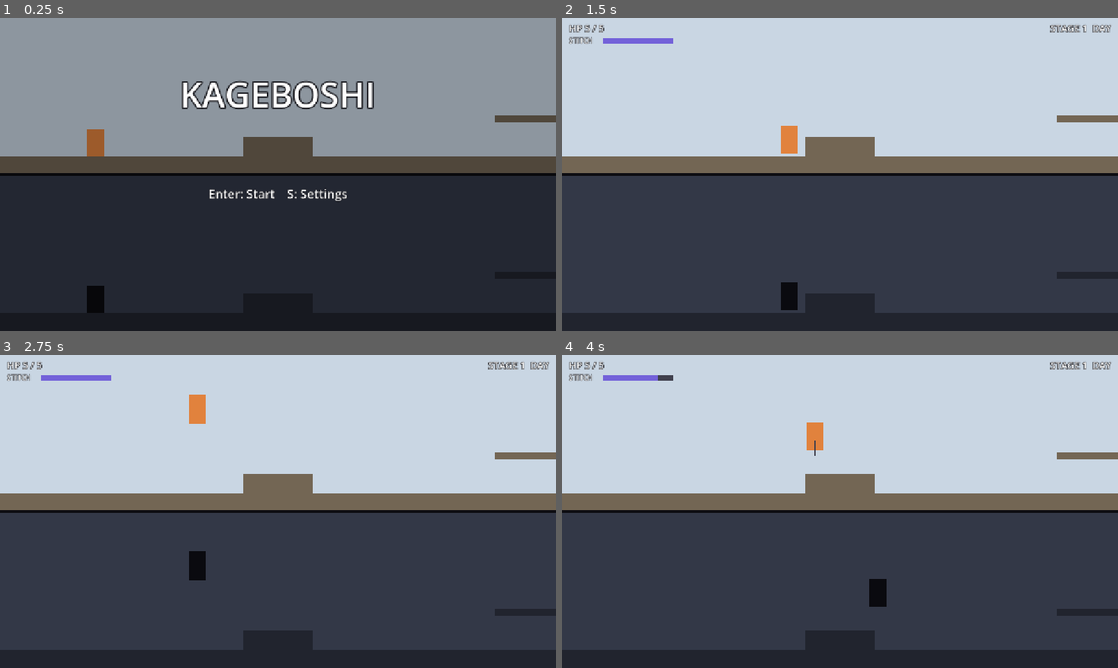
Above: before the commit, frames 1-4 (two rows, left to right).
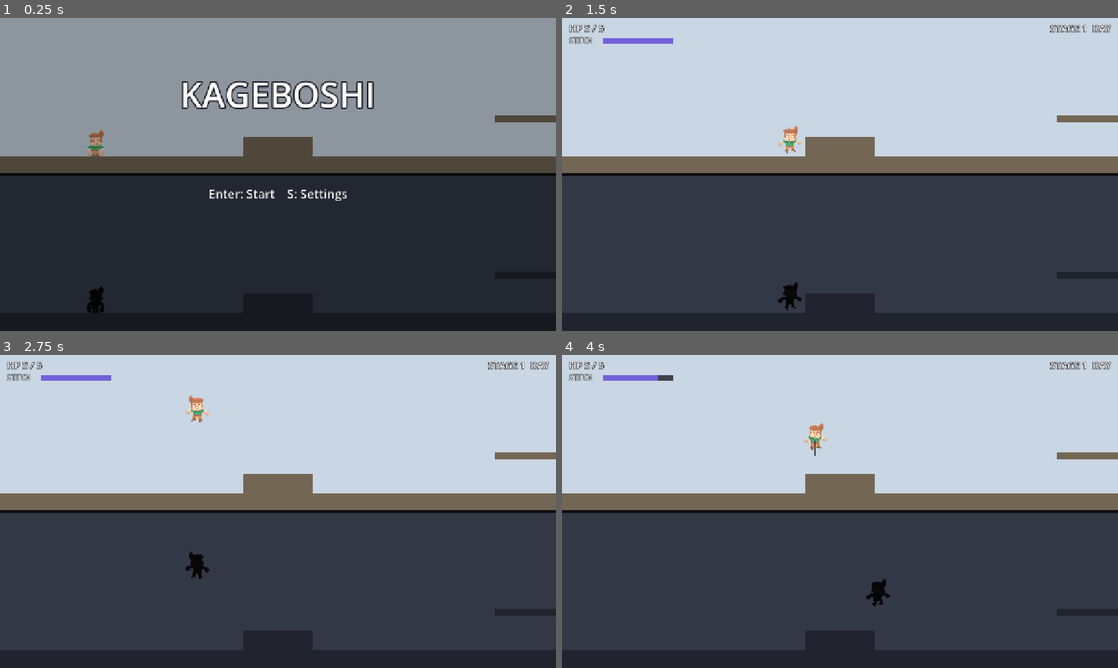
Above: after the commit, the same moments.

Repository: bannzai/kageboshi
Game: Godot game, scene res://scenes/main.tscn
The game is run twice, just before and just after one commit, with the same random seed, the same clock (stepped at 60 frames per second) and the same inputs.
Inputs (mouse positions are in pixels of both pictures, inside the frame that each line leads up to):
- Up to frame 1 (0.25 s): no input
- Up to frame 2 (1.5 s): tap Enter (confirm) at 0.5 s; move the mouse to (962, 158) at 0.52 s; hold Right (move_right) from 0.53 s (still down); tap J (attack) at 0.6 s; click (962, 158) at 0.67 s; tap Space (jump) at 0.77, 0.8, 1.07, 1.35 s; move the mouse to (728, 190) at 1.27 s; click (728, 190) at 1.42 s
- Up to frame 3 (2.75 s): tap Space (jump) at 1.52, 1.82, 2.3 s; tap J (attack) at 1.55, 2.1 s; move the mouse to (333, 442) at 2.02 s; release Right (move_right) at 2.03 s; hold Left (move_left) from 2.03 s (still down); click (333, 442) at 2.17 s
- Up to frame 4 (4 s): move the mouse to (812, 574) at 2.77 s; release Left (move_left) at 2.78 s; hold Right (move_right) from 2.78 s (still down); tap Enter (confirm) at 2.85 s; click (812, 574) at 2.92 s; tap Space (jump) at 3.02, 3.32, 3.77, 3.8 s; tap J (attack) at 3.05 s; move the mouse to (1006, 558) at 3.52 s; hold L (pin_hero) from 3.53 s (still down); click (1006, 558) at 3.67 s

The runs differ from the first frame. In frame 1, 0.3% of the frame differs, in the area x 15-19%, y 35-95%; in frame 2, 0.4%; in frame 3, 0.4%, in the area x 33-38%, y 12-72%; in frame 4, 0.4%.

Commit message:
主人公と影の見た目をアニメーションするスプライトにする
Hero/Body と Shadow/Body を ColorRect から AnimatedSprite2D に変え、同じ SpriteFrames (待機・歩き・跳び上がり・
落下・攻撃) を使う。主人公は攻撃・接地・速度から Hero.body_animation() で姿を選び、向き (facing) で左右反転する。
絵は 0.6 倍にして人物の背丈を当たり判定の高さ (64 px) に合わせ、足元を当たり判定の足元の中央に置く。
当たり判定・攻撃の範囲の大きさは変えない。

影は主人公と同じ姿の同じ枚目を暗く塗ったシルエットで、位置・高さ (光源の倍率による伸び縮み) は
これまでどおり shadow_body_rect() から導き、足元の中央に置いて高さを scale で伸び縮みさせる。
影の向きは攻撃の範囲と同じく shadow_facing() (反転区間では主人公と逆) から導く。

Refs #27

Diff:
--- a/scenes/main.tscn
+++ b/scenes/main.tscn
@@ -7,9 +7,85 @@
 [ext_resource type="AudioStreamWAV" path="res://assets/audio/se_damage.wav" id="5_se_damage"]
 [ext_resource type="AudioStreamWAV" path="res://assets/audio/se_sync.wav" id="6_se_sync"]
 [ext_resource type="AudioStreamWAV" path="res://assets/audio/se_stitch.wav" id="7_se_stitch"]
+[ext_resource type="Texture2D" path="res://assets/sprites/hero/character_maleAdventurer_idle.png" id="8_hero_idle"]
+[ext_resource type="Texture2D" path="res://assets/sprites/hero/character_maleAdventurer_walk0.png" id="9_hero_walk0"]
+[ext_resource type="Texture2D" path="res://assets/sprites/hero/character_maleAdventurer_walk1.png" id="10_hero_walk1"]
+[ext_resource type="Texture2D" path="res://assets/sprites/hero/character_maleAdventurer_walk2.png" id="11_hero_walk2"]
+[ext_resource type="Texture2D" path="res://assets/sprites/hero/character_maleAdventurer_walk3.png" id="12_hero_walk3"]
+[ext_resource type="Texture2D" path="res://assets/sprites/hero/character_maleAdventurer_walk4.png" id="13_hero_walk4"]
+[ext_resource type="Texture2D" path="res://assets/sprites/hero/character_maleAdventurer_walk5.png" id="14_hero_walk5"]
+[ext_resource type="Texture2D" path="res://assets/sprites/hero/character_maleAdventurer_walk6.png" id="15_hero_walk6"]
+[ext_resource type="Texture2D" path="res://assets/sprites/hero/character_maleAdventurer_walk7.png" id="16_hero_walk7"]
+[ext_resource type="Texture2D" path="res://assets/sprites/hero/character_maleAdventurer_jump.png" id="17_hero_jump"]
+[ext_resource type="Texture2D" path="res://assets/sprites/hero/character_maleAdventurer_fall.png" id="18_hero_fall"]
+[ext_resource type="Texture2D" path="res://assets/sprites/hero/character_maleAdventurer_attack0.png" id="19_hero_attack0"]
 
 [sub_resource type="RectangleShape2D" id="RectangleShape2D_hero"]
 size = Vector2(40, 64)
+
+[sub_resource type="SpriteFrames" id="SpriteFrames_hero"]
+animations = [{
+"frames": [{
+"duration": 1.0,
+"texture": ExtResource("19_hero_attack0")
+}],
+"loop": false,
+"name": &"attack",
+"speed": 5.0
+}, {
+"frames": [{
+"duration": 1.0,
+"texture": ExtResource("18_hero_fall")
+}],
+"loop": true,
+"name": &"fall",
+"speed": 5.0
+}, {
+"frames": [{
+"duration": 1.0,
+"texture": ExtResource("8_hero_idle")
+}],
+"loop": true,
+"name": &"idle",
+"speed": 5.0
+}, {
+"frames": [{
+"duration": 1.0,
+"texture": ExtResource("17_hero_jump")
+}],
+"loop": true,
+"name": &"jump",
+"speed": 5.0
+}, {
+"frames": [{
+"duration": 1.0,
+"texture": ExtResource("9_hero_walk0")
+}, {
+"duration": 1.0,
+"texture": ExtResource("10_hero_walk1")
+}, {
+"duration": 1.0,
+"texture": ExtResource("11_hero_walk2")
+}, {
+"duration": 1.0,
+"texture": ExtResource("12_hero_walk3")
+}, {
+"duration": 1.0,
+"texture": ExtResource("13_hero_walk4")
+}, {
+"duration": 1.0,
+"texture": ExtResource("14_hero_walk5")
+}, {
+"duration": 1.0,
+"texture": ExtResource("15_hero_walk6")
+}, {
+"duration": 1.0,
+"texture": ExtResource("16_hero_walk7")
+}],
+"loop": true,
+"name": &"walk",
+"speed": 15.0
+}]
 
 [node name="Main" type="Node2D"]
 script = ExtResource("1_main")
@@ -50,11 +126,13 @@
 position = Vector2(20, 32)
 shape = SubResource("RectangleShape2D_hero")
 
-[node name="Body" type="ColorRect" parent="Hero"]
-offset_right = 40.0
-offset_bottom = 64.0
-mouse_filter = 2
-color = Color(0.88, 0.51, 0.24, 1)
+[node name="Body" type="AnimatedSprite2D" parent="Hero"]
+position = Vector2(20, 64)
+scale = Vector2(0.6, 0.6)
+sprite_frames = SubResource("SpriteFrames_hero")
+animation = &"idle"
+autoplay = "idle"
+offset = Vector2(0, -64)
 
 [node name="Attack" type="ColorRect" parent="Hero"]
 visible = false
@@ -76,11 +154,11 @@
 
 [node name="Shadow" type="Node2D" parent="."]
 
-[node name="Body" type="ColorRect" parent="Shadow"]
-offset_right = 40.0
-offset_bottom = 64.0
-mouse_filter = 2
-color = Color(0.04, 0.04, 0.06, 1)
+[node name="Body" type="AnimatedSprite2D" parent="Shadow"]
+modulate = Color(0.04, 0.04, 0.06, 1)
+sprite_frames = SubResource("SpriteFrames_hero")
+animation = &"idle"
+offset = Vector2(0, -64)
 
 [node name="Attack" type="ColorRect" parent="Shadow"]
 visible = false
--- a/scripts/hero.gd
+++ b/scripts/hero.gd
@@ -2,7 +2,8 @@
 ## 上の画面の主人公。position は体の左上で、地形 (scripts/stage.gd の TERRAIN) と当たり判定する。
 ## 入力は main.gd が読み、physics_step() で 1 物理フレームずつ進める (影・カメラと同じフレームで更新するため)。
 
-## 体の大きさ。scenes/main.tscn の Hero の CollisionShape2D と Body の大きさと同じ値
+## 体の大きさ。scenes/main.tscn の Hero の CollisionShape2D の大きさと同じ値。Body の見た目は、この矩形の足元の
+## 中央に絵の足元を合わせて置き、絵の人物の背丈がこの高さになる倍率で縮める
 const SIZE: Vector2 = Vector2(40.0, 64.0)
 ## 横移動の速さ (px/秒)。1 秒で画面幅の 1/4 進む
 const MOVE_SPEED: float = 320.0
@@ -30,6 +31,9 @@
 
 ## 攻撃の範囲の見た目。攻撃中だけ表示する
 @onready var attack_visual: ColorRect = $Attack
+## 体の見た目。攻撃・接地・速度から選んだアニメーションを、向いている向きに合わせて左右反転して再生する。
+## 絵は右を向いている
+@onready var body: AnimatedSprite2D = $Body
 
 
 ## direction (-1〜1) の左右入力と jump の入力で 1 物理フレーム進め、地形に沿って動かす
@@ -39,6 +43,7 @@
 	velocity = next_velocity(velocity, direction, jump, is_on_floor(), delta)
 	move_and_slide()
 	_tick_attack(delta)
+	_update_body()
 
 
 ## その場に止めたまま 1 物理フレーム進める (影縫いで主人公を縫い止めている間)。空中でも落ちず、
@@ -46,6 +51,7 @@
 func hold_step(delta: float) -> void:
 	velocity = Vector2.ZERO
 	_tick_attack(delta)
+	_update_body()
 
 
 ## 攻撃を始める。前の攻撃から ATTACK_INTERVAL 経っていなければ始めない。始めたら true
@@ -79,6 +85,25 @@
 	attack_visual.position = attack_area(Vector2.ZERO, facing, ATTACK_REACH).position
 
 
+func _update_body() -> void:
+	body.flip_h = facing < 0.0
+	body.play(body_animation(is_attacking(), is_on_floor(), velocity))
+
+
+## 攻撃中か・接地しているか・速度から選ぶ体の見た目のアニメーション (scenes/main.tscn の SpriteFrames_hero の名前)。
+## 攻撃中は攻撃の姿、空中は上昇中なら跳び上がる姿・それ以外は落ちる姿、地上は横に動いていれば歩き・止まっていれば待機
+static func body_animation(
+	attacking: bool, on_floor: bool, current_velocity: Vector2
+) -> StringName:
+	if attacking:
+		return &"attack"
+	if not on_floor:
+		return &"jump" if current_velocity.y < 0.0 else &"fall"
+	if current_velocity.x != 0.0:
+		return &"walk"
+	return &"idle"
+
+
 ## 体の左上が at で facing を向いている時の、横幅 reach の攻撃の範囲 (主人公は ATTACK_REACH、影は光源の倍率を掛けた幅)
 static func attack_area(at: Vector2, facing_direction: float, reach: float) -> Rect2:
 	var left: float = at.x + SIZE.x if facing_direction > 0.0 else at.x - reach
--- a/scripts/main.gd
+++ b/scripts/main.gd
@@ -113,8 +113,8 @@
 @onready var hero: Hero = $Hero
 ## 下の画面の影。位置は _sync_shadow() で主人公とずれから導く
 @onready var shadow: Node2D = $Shadow
-## 影の体の見た目。高さは光源の倍率で伸び縮みする
-@onready var shadow_body: ColorRect = $Shadow/Body
+## 影の体の見た目。主人公の体の見た目と同じ絵を暗く塗ったもので、高さは光源の倍率で伸び縮みする
+@onready var shadow_body: AnimatedSprite2D = $Shadow/Body
 ## 影の攻撃の見た目。主人公の攻撃から導く
 @onready var shadow_attack: ColorRect = $Shadow/Attack
 ## 影を縫い止めている間に影の足元に刺す針の見た目
@@ -361,13 +361,17 @@
 				game_state.recover_gauge(delta)
 
 
-## 影の位置・長さ・攻撃は、主人公と主人公がいる反転区間の光源から導いた同期中の影に、影縫いのずれを足して導く
-## (.claude/rules/shadow-position-derived-from-hero.md)
+## 影の位置・長さ・向き・姿・攻撃は、主人公と主人公がいる反転区間の光源から導いた同期中の影に、影縫いのずれを
+## 足して導く (.claude/rules/shadow-position-derived-from-hero.md)。影の体の見た目は主人公の体の見た目と同じ
+## アニメーションの同じ枚目を、影の体の矩形の足元の中央に置き、高さを矩形の高さに合わせて伸び縮みさせる
 func _sync_shadow() -> void:
 	shadow.position = shadow_position(hero.position, stage.lights) + shadow_offset
 	var body: Rect2 = shadow_body_rect(hero.position, stage.lights, shadow_offset)
-	shadow_body.position = body.position - shadow.position
-	shadow_body.size = body.size
+	shadow_body.position = Vector2(body.get_center().x, body.end.y) - shadow.position
+	shadow_body.scale = Vector2(hero.body.scale.x, hero.body.scale.y * body.size.y / Hero.SIZE.y)
+	shadow_body.flip_h = shadow_facing(hero.position, hero.facing, stage.lights) < 0.0
+	shadow_body.animation = hero.body.animation
+	shadow_body.frame = hero.body.frame
 	var attack: Rect2 = shadow_attack_area(hero.position, hero.facing, stage.lights, shadow_offset)
 	shadow_attack.visible = hero.attack_visual.visible
 	shadow_attack.position = attack.position - shadow.position
@@ -559,12 +563,19 @@
 	lights: Array[Dictionary],
 	offset: Vector2 = Vector2.ZERO
 ) -> Rect2:
-	var center_x: float = hero_position.x + Hero.SIZE.x / 2.0
 	return Hero.attack_area(
 		shadow_position(hero_position, lights) + offset,
-		hero_facing * Light.shadow_direction(center_x, lights),
-		Hero.ATTACK_REACH * Light.shadow_scale_at(center_x, lights)
+		shadow_facing(hero_position, hero_facing, lights),
+		Hero.ATTACK_REACH * Light.shadow_scale_at(hero_position.x + Hero.SIZE.x / 2.0, lights)
 	)
+
+
+## 体の左上が hero_position で hero_facing を向いている主人公の、光源が lights のステージでの影の向き
+## (-1 = 左、1 = 右)。反転区間では主人公と逆を向く
+static func shadow_facing(
+	hero_position: Vector2, hero_facing: float, lights: Array[Dictionary]
+) -> float:
+	return hero_facing * Light.shadow_direction(hero_position.x + Hero.SIZE.x / 2.0, lights)
 
 
 ## light (Stage.lights の要素) の反転区間で、影の体の中心が逆へ動く範囲の下の画面の矩形 (地面より上)。
Not shown: 1 places in scenes/main.tscn that only renumber resources
